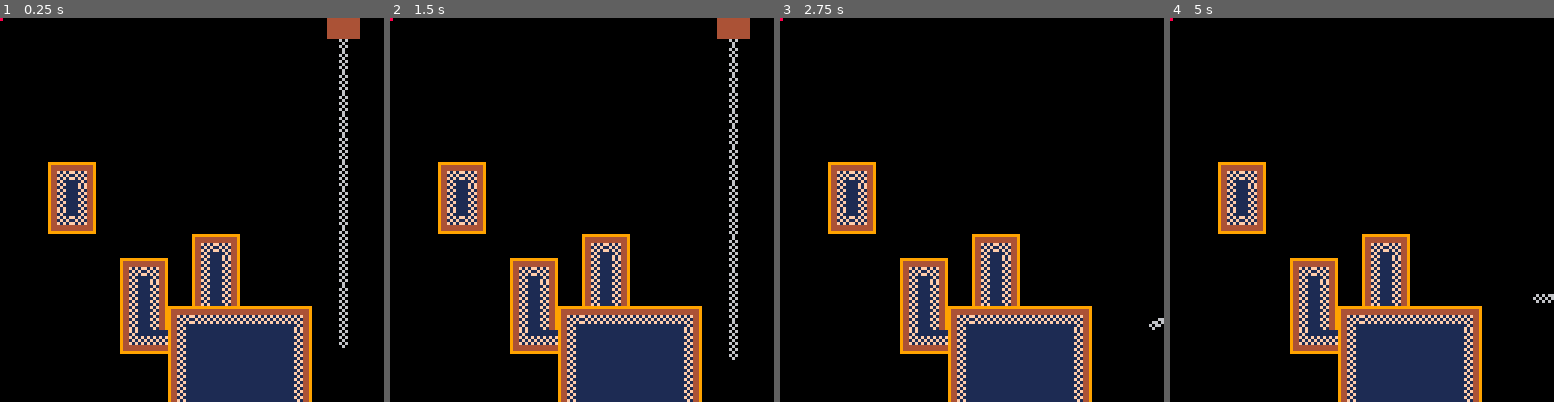
Above: before the commit, frames 1-4 (left to right).
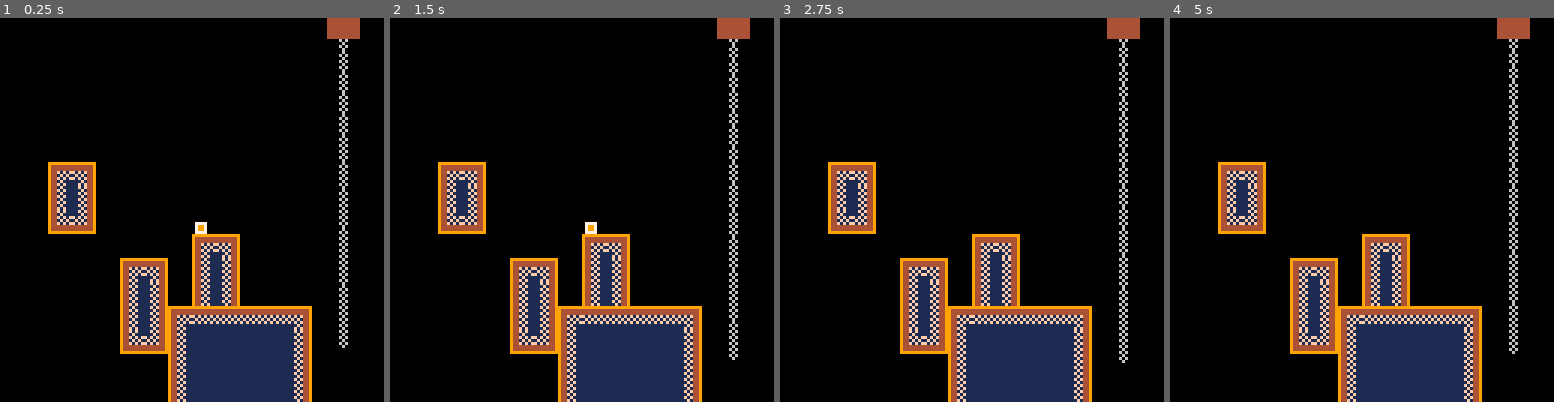
Above: after the commit, the same moments.

Repository: fuzdun/recurse-carts
Game: PICO-8 cartridge chain_reaction.p8
Two runs of this game, one before a commit and one after it. Both use one fixed random seed, a clock stepped at 60 frames per second and the inputs below.
Inputs:
- Up to frame 1 (0.25 s): no input
- Up to frame 2 (1.5 s): tap O (Z key) at 0.7 s
- Up to frame 3 (2.75 s): hold Right 1.6-2.1 s; tap O (Z key) at 1.7, 2.1, 2.5 s; hold Right from 2.47 s (still down)
- Up to frame 4 (5 s): tap O (Z key) every 0.4 s from 2.9 to 4.9 s; release Right at 3.03 s; hold Left 3.08-3.58 s; hold Right 4.02-4.68 s

The runs differ from the first frame. In frame 1, 0.3% of the frame differs, in the area x 0-54%, y 0-87%; in frame 2, 0.3%; in frame 3, 1.7%, in the area x 0-100%, y 0-90%; in frame 4, 1.7%.

Commit message:
added player

Diff:
--- a/chain_reaction.p8
+++ b/chain_reaction.p8
@@ -24,17 +25,19 @@
 
 function _update60()
     update_chains()
+    update_player()
+    collide_player()
 end
 
 function update_chains()
     for chain in all(chains) do
         -- move based on input
-        if btn(1) then
-            chain[1][2][1] += chain_spd
-        end
-        if btn(0) then
-            chain[1][2][1] -= chain_spd
-        end
+        -- if btn(1) then
+        --     chain[1][2][1] += chain_spd
+        -- end
+        -- if btn(0) then
+        --     chain[1][2][1] -= chain_spd
+        -- end
         -- apply velocity + gravity
         for i=2, #chain do
             local link = chain[i]
@@ -205,11 +208,76 @@
     return nil
 end
 
+lppos = {67, 64}
+ppos = {67, 64}
+pgrav = 0.08
+pjump = 1.5
+
+function update_player()
+    local dx = ppos[1] - lppos[1]
+    local dy = ppos[2] - lppos[2]
+    lppos[1] = ppos[1]
+    lppos[2] = ppos[2]
+    ppos[1] += dx
+    ppos[2] += dy
+    if not on_ground then
+        ppos[2] += pgrav
+    end
+    if btn(1) then
+        ppos[1] += 0.05
+    end
+    if btn(0) then
+        ppos[1] -= 0.05
+    end
+    if btnp(4) and on_ground then
+        lppos[2] += pjump
+    end
+end
+
+on_ground = false
+
+function collide_player()
+    --sides
+    local lear = mget((ppos[1] - 2) / 8, (ppos[2] - 2) / 8)
+    local lhand = mget((ppos[1] - 2) / 8, (ppos[2] + 1) / 8)
+    local rear = mget((ppos[1] + 1) / 8, (ppos[2] - 2) / 8)
+    local rhand = mget((ppos[1] + 2) / 8, (ppos[2] + 1) / 8)
+    if fget(rear, 0) or fget(rhand, 0) then
+        local wall_x = flr((ppos[1] + 2) / 8) * 8 - 2
+        ppos[1] = wall_x
+        lppos[1] = wall_x
+    end
+    if fget(lear, 0) or fget(lhand, 0) then
+        local wall_x = flr((ppos[1] - 2) / 8) * 8 + 10
+        ppos[1] = wall_x
+        lppos[1] = wall_x
+    end
+    --below
+    local lfoot = mget((ppos[1] - 1.5) / 8, (ppos[2] + 2.5) / 8)
+    local rfoot = mget((ppos[1] + 1.5) / 8, (ppos[2] + 2.5) / 8)
+    if fget(lfoot, 0) or fget(rfoot, 0) then
+        local floor_y = flr((ppos[2] + 2.5) / 8) * 8 - 2
+        if not on_ground then
+            ppos[2] = floor_y
+            lppos[2] = floor_y
+        end
+        on_ground = true
+    else
+        on_ground = false
+    end
+end
+
 function _draw()
     cls()
     map(0, 0, 0, 0, 16, 16)
     draw_chains()
-    pset(debug[1], debug[2], 8)
+    draw_player()
+    -- pset(debug[1], debug[2], 8)
+end
+
+function draw_player()
+    spr(9, ppos[1] - 3.5, ppos[2] - 3.5)
+    -- pset(ppos[1] + 1.5, ppos[2] + 2.5, 8)
 end
 
 function draw_chains()
@@ -238,10 +306,10 @@
 __gfx__
 000000009999999999999999944f1f1111f1f44911f1f449999999999441f1111111111100000000000000000000000000000000000000000000000000000000
 0000000044444449944444449441f111111f1449111f144944444444944f1f111111111100000000000000000000000000000000000000000000000000000000
-007007004444444994444444944f1f1ff1f1f44911f1f449444444449441f1111f1f1f1f00000000000000000000000000000000000000000000000000000000
-00077000f1f1f449944f1f1f9441f1f11f1f1449111f1449f1f1f1f1944f1f11f1f1f1f100000000000000000000000000000000000000000000000000000000
-000770001f1f14499441f1f1944f1f1ff1f1f44911f1f4491f1f1f1f9441f1111f1f1f1f00000000000000000000000000000000000000000000000000000000
-00700700f1f1f449944f1f1f9444444444444449111f1449f1f1f1f1944f1f114444444400000000000000000000000000000000000000000000000000000000
+007007004444444994444444944f1f1ff1f1f44911f1f449444444449441f1111f1f1f1f00777700000000000000000000000000000000000000000000000000
+00077000f1f1f449944f1f1f9441f1f11f1f1449111f1449f1f1f1f1944f1f11f1f1f1f100799700000000000000000000000000000000000000000000000000
+000770001f1f14499441f1f1944f1f1ff1f1f44911f1f4491f1f1f1f9441f1111f1f1f1f00799700000000000000000000000000000000000000000000000000
+00700700f1f1f449944f1f1f9444444444444449111f1449f1f1f1f1944f1f114444444400777700000000000000000000000000000000000000000000000000
 00000000111f14499441f111944444444444444911f1f449111111119441f1114444444400000000000000000000000000000000000000000000000000000000
 0000000011f1f449944f1f119999999999999999111f144911111111944f1f119999999900000000000000000000000000000000000000000000000000000000
 00000000111111110000000000000000000000000000000000000000000000000000000000000000000000000000000000000000000000000000000000000000
@@ -269,6 +337,6 @@
 0000000000020100070500000000000000000000000000000000000000000000000000000000000000000000000000000000000000000000000000000000000000000000000000000000000000000000000000000000000000000000000000000000000000000000000000000000000000000000000000000000000000000000
 0000000000070500070500000000000000000000000000000000000000000000000000000000000000000000000000000000000000000000000000000000000000000000000000000000000000000000000000000000000000000000000000000000000000000000000000000000000000000000000000000000000000000000
 0000000000070502060606060100000000000000000000000000000000000000000000000000000000000000000000000000000000000000000000000000000000000000000000000000000000000000000000000000000000000000000000000000000000000000000000000000000000000000000000000000000000000000
-0000000000030807111111110500000000000000000000000000000000000000000000000000000000000000000000000000000000000000000000000000000000000000000000000000000000000000000000000000000000000000000000000000000000000000000000000000000000000000000000000000000000000000
+0000000000030407111111110500000000000000000000000000000000000000000000000000000000000000000000000000000000000000000000000000000000000000000000000000000000000000000000000000000000000000000000000000000000000000000000000000000000000000000000000000000000000000
 0000000000000007111111110500000000000000000000000000000000000000000000000000000000000000000000000000000000000000000000000000000000000000000000000000000000000000000000000000000000000000000000000000000000000000000000000000000000000000000000000000000000000000
 0000000000000007111111110500000000000000000000000000000000000000000000000000000000000000000000000000000000000000000000000000000000000000000000000000000000000000000000000000000000000000000000000000000000000000000000000000000000000000000000000000000000000000
